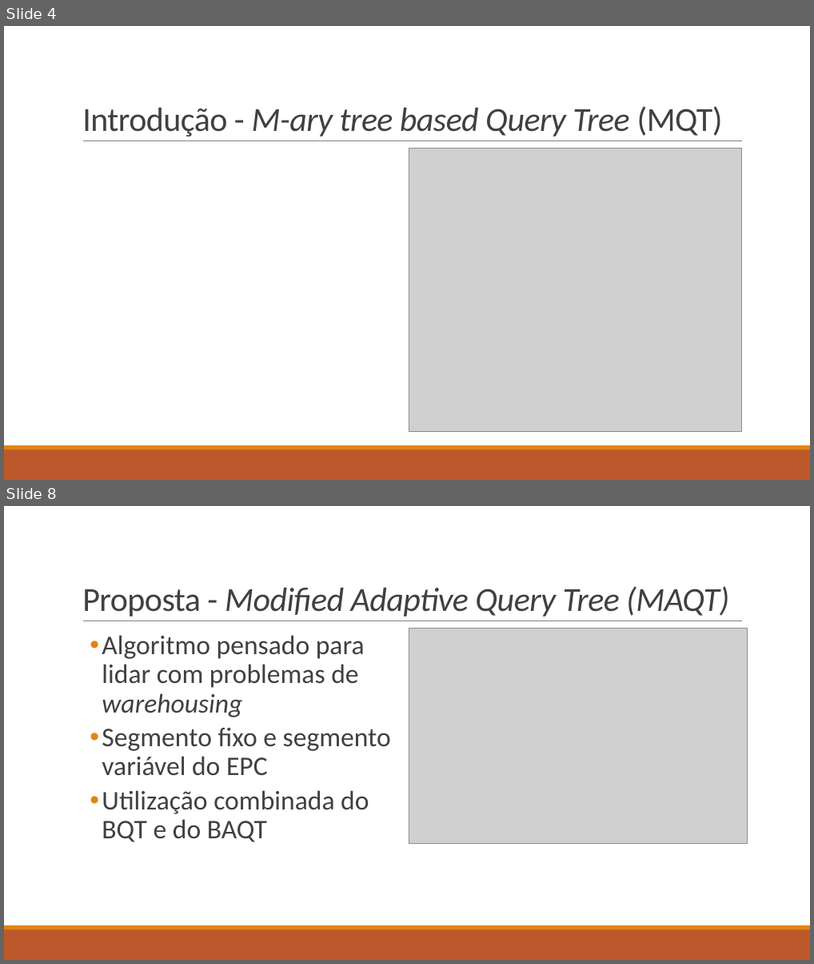
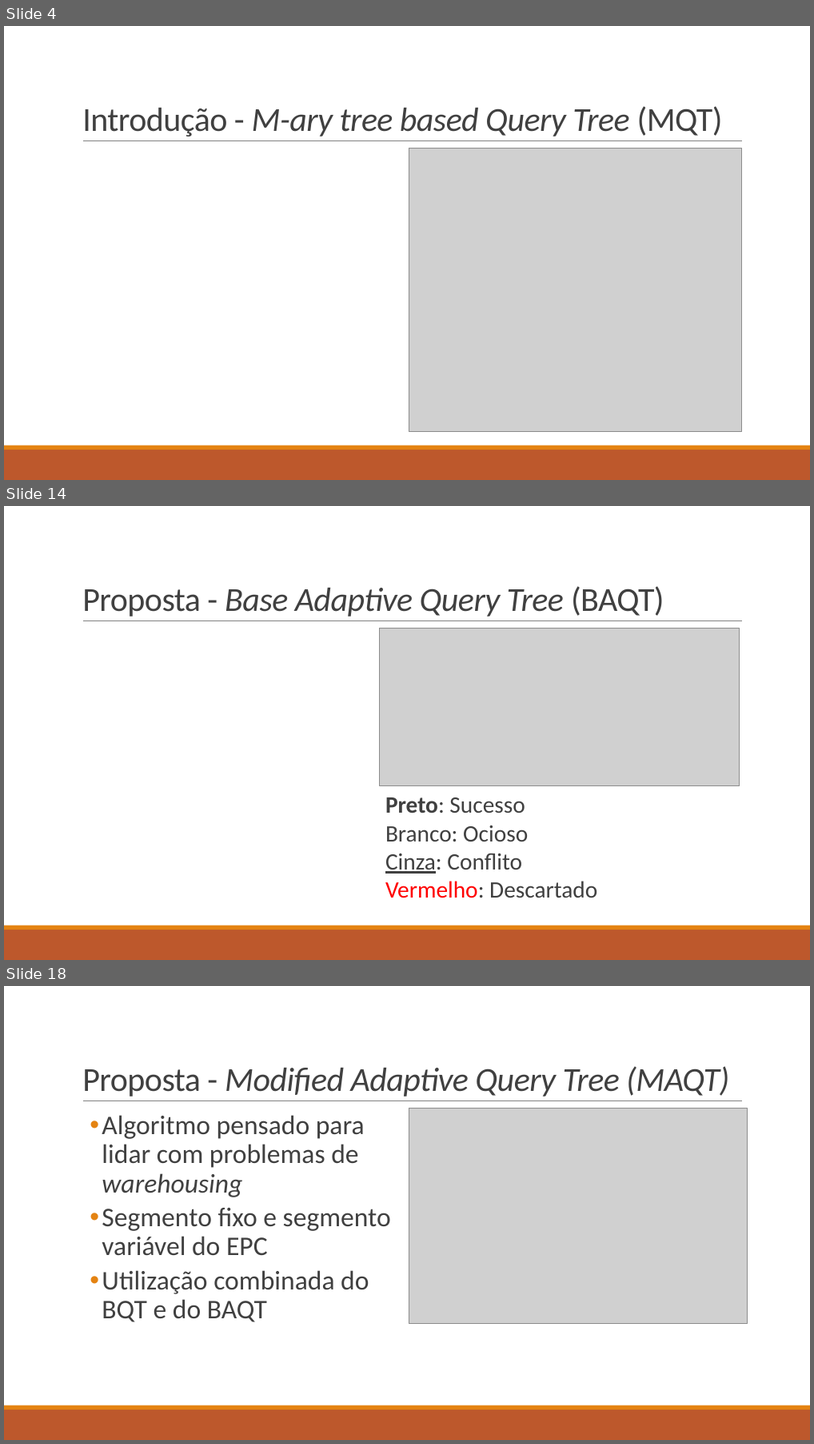
Before and after one commit to DMCabessa/Siscom, a slide deck: Presentation/A New Adaptive Query Tree on Resolving RFID.pptx. Shown one above the other, each under a label of ours: slides 4 and 8 before the commit, slides 4, 14 and 18 after it; the slides between them are not shown. The pictures are 814x964 and 814x1444 pixels, drawn with LibreOffice and Linux fonts; fonts in the diff are those of the drawing; grey boxes stand for pictures. Boxes give left, top, right and bottom in pixels: in the first picture for what was removed or moved away, otherwise in the second. Text is boxed around its words. In the diff, an @@ line names an element or a change of style, - is before the commit and + after.

```diff
--- a/Presentation/A New Adaptive Query Tree on Resolving RFID.pptx
+++ b/Presentation/A New Adaptive Query Tree on Resolving RFID.pptx
@@ slide 14 added at (4,506,810,960), background #FFFFFF; not listed: 3 template elements that a slide beside it also shows @@
@@ title added at (82,586,665,616), 40 pt, text #404040, italic @@
+Proposta - Base Adaptive Query Tree (BAQT)
@@ picture added at (380,628,740,786) @@
@@ text added at (386,797,598,898), 28 pt, text #404040 @@
+Preto: Sucesso
+Branco: Ocioso
+Cinza: Conflito
+Vermelho: Descartado
@@ what was slide 8 is now slide 18 @@
```
Also in this commit, not shown: 3 slides changed, 9 other slides added, 12 other files.
